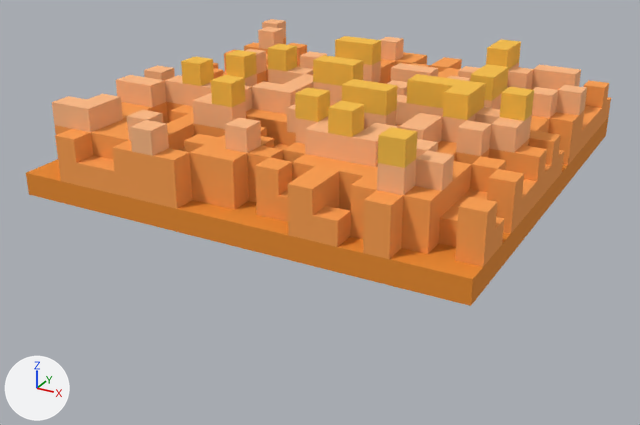
Before and after pictures for a commit that changed the OBJ model Assets/NightOfTheSpook/Environment/Farm/HayField.vox.obj.
Before and after are seen from a 50 mm lens placed at (1.8, -3.49, 1.46), pointed at (-0.04, -0.15, -0.21). Lighting does not change. The marker at lower left points along +X, +Y and +Z. Where no turn or scale is listed for an object, it has been applied to the vertices. Vertices at the same position are counted once.

Before the edit, the objects in view are built like this:
```python
me_untitled = bpy.data.meshes.new('Untitled')
me_untitled.from_pydata(...)  # 959 vertices, 2006 faces; spans x -1.0..1.0, y -1.0..1.0, z 0.0..0.5
me_untitled.materials.append(mat_palette)  # picture img_hayfield_vox_png
# before: 0 (-1.0, -1.0, 0.0) at pixel (28, 194), 1 (-1.0, 1.0, 0.0), 923 (1.0, -1.0, 0.0) at pixel (470, 306), 924 (1.0, 1.0, 0.0) at pixel (605, 135)
ob_untitled = bpy.data.objects.new('Untitled', me_untitled)
ob_untitled.location = (0.0, 0.0, 0.0)
```
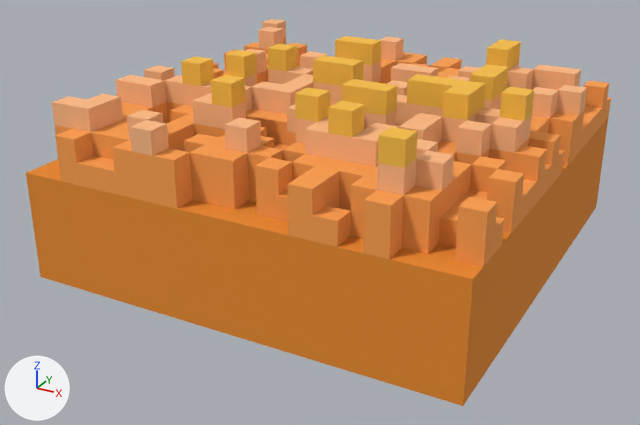
The newer file is also turned or shifted as a whole; pictures and numbers use the older file's frame.

Patch to the scene script:
```diff
--- a/Assets/NightOfTheSpook/Environment/Farm/HayField.vox.obj.py
+++ b/Assets/NightOfTheSpook/Environment/Farm/HayField.vox.obj.py
@@ me_untitled @@
 me_untitled.from_pydata(...)  # 959 vertices, 2006 faces; spans x -1.0..1.0, y -1.0..1.0, z 0.0..0.5
 # used by ob_untitled; location = (0.0, 0.0, 0.0)
+# me_untitled part 1
+for i in [0, 1, 923, 924]: me_untitled.vertices[i].co += Vector((0.0, 0.0, -0.4))
 me_untitled.materials.append(mat_palette)
```

What differs and where, as boxes [x1, y1, x2, y2] in the pictures (640 x 425 px; the box of a moved part takes in the faces that stretch with it):
'Untitled', reshaped (35% taller): before [26, 19, 611, 306]; after [26, 19, 611, 406]
part 1 of me_untitled, moved or reshaped: before [26, 118, 608, 306]; after [26, 118, 608, 406]
